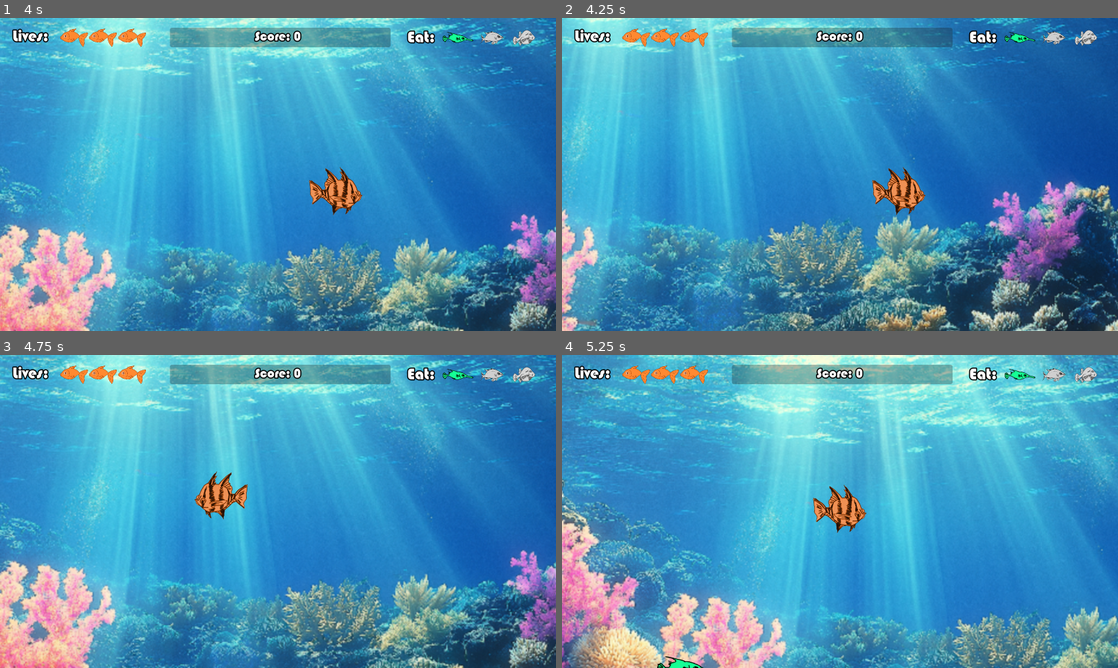
Above: before the commit, frames 1-4 (two rows, left to right).
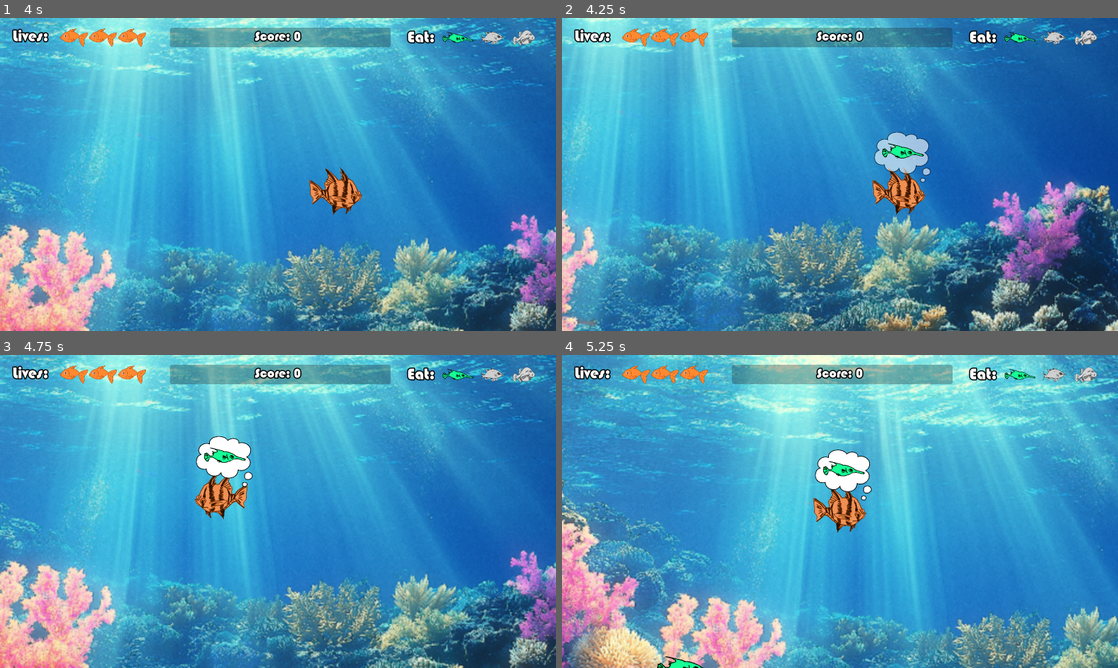
Above: after the commit, the same moments.

Repository: cpbarrett9/fish-game
Game: Godot game, scene res://Scenes/Levels/MainMenu.tscn
Same seed, same stepped clock (60 frames per second), same inputs: the game is played once before the commit and once after it.
Inputs (mouse positions are in pixels of both pictures, inside the frame that each line leads up to):
- Up to frame 1 (4 s): tap Enter at 0.5 s; move the mouse to (400, 158) at 0.52 s; click (400, 158) at 0.6 s; move the mouse to (166, 190) at 1.27 s; click (166, 190) at 1.35 s; move the mouse to (333, 105) at 2.02 s; click (333, 105) at 2.1 s; move the mouse to (250, 237) at 2.77 s; click (250, 237) at 2.85 s; move the mouse to (444, 221) at 3.52 s; click (444, 221) at 3.6 s
- Up to frame 2 (4.25 s): no input
- Up to frame 3 (4.75 s): move the mouse to (111, 464) at 4.27 s; click (111, 464) at 4.35 s
- Up to frame 4 (5.25 s): move the mouse to (867, 511) at 5.02 s; click (867, 511) at 5.1 s

Frame 1 is identical in both runs. In frame 2, 1.1% of the frame differs, in the area x 56-67%, y 36-53%; in frame 3, 1.1%; in frame 4, 1.1%, in the area x 45-56%, y 30-47%.

Commit message:
Win game sound implemented

Diff:
--- a/Scenes/Levels/MainMenu.tscn
+++ b/Scenes/Levels/MainMenu.tscn
@@ -115,13 +115,13 @@
 
 [node name="sfx_splash" type="AudioStreamPlayer2D" parent="Audio"]
 stream = ExtResource("15_kv2kq")
-volume_db = 6.271
+volume_db = 4.18
 panning_strength = 0.0
 bus = &"SFX"
 
 [node name="BgmMenu" type="AudioStreamPlayer" parent="Audio"]
 stream = ExtResource("16_xp410")
-volume_db = -8.931
+volume_db = -10.41
 autoplay = true
 bus = &"BGM"
 parameters/looping = true
--- a/Scenes/Levels/main.tscn
+++ b/Scenes/Levels/main.tscn
@@ -1,9 +1,11 @@
-[gd_scene load_steps=24 format=3 uid="uid://cstrpg5n8semn"]
+[gd_scene load_steps=29 format=3 uid="uid://cstrpg5n8semn"]
 
 [ext_resource type="Script" uid="uid://pp5ouem56jyh" path="res://Scripts/main.gd" id="1_7i1ub"]
 [ext_resource type="Script" uid="uid://y2n532cv67ei" path="res://Scripts/player_fish.gd" id="1_s0gyx"]
 [ext_resource type="Texture2D" uid="uid://c1pxuv2gm3cgs" path="res://Sprites/coral reef.png" id="2_w0lsm"]
 [ext_resource type="Texture2D" uid="uid://c5srg1m6v0wvf" path="res://Sprites/sprite_stripedFish.png" id="4_w0lsm"]
+[ext_resource type="Texture2D" uid="uid://d0kwqx62bjbxk" path="res://Sprites/speech-bubble-thought-bubble-comic-bubble-transparent-free-free-png-3124598379.png" id="5_0w7p8"]
+[ext_resource type="Script" uid="uid://br71te8fg2v45" path="res://Scripts/thought_bubble.gd" id="5_8rt6e"]
 [ext_resource type="Script" uid="uid://bxgsnit0wmyd4" path="res://Scripts/spawner.gd" id="7_irfg1"]
 [ext_resource type="Script" uid="uid://d3g0bku0be5ur" path="res://Scenes/Levels/label.gd" id="9_5sf7f"]
 [ext_resource type="FontFile" uid="uid://bp0uouxxll3gu" path="res://BAUHS93.TTF" id="9_d8okw"]
@@ -21,7 +23,10 @@
 [ext_resource type="Material" uid="uid://bd8k8u82ywpjp" path="res://Materials/large_fish_shader.tres" id="15_0w7p8"]
 [ext_resource type="AudioStream" uid="uid://c2yt1rnaokiio" path="res://Audio/Music/bgm_game.ogg" id="20_d3pra"]
 [ext_resource type="AudioStream" uid="uid://b5odq8qmcaphy" path="res://Audio/Sound/sfx_underwater.ogg" id="21_rrvv5"]
+[ext_resource type="Script" uid="uid://bcv4gwqhtefh5" path="res://Scripts/audio.gd" id="22_2tpv6"]
 [ext_resource type="AudioStream" uid="uid://l3o46eus21sd" path="res://Audio/Sound/Bite Sounds/bite_sounds.tres" id="22_g8fqy"]
+[ext_resource type="AudioStream" uid="uid://df8fset1aqo33" path="res://Audio/Sound/sfx_idea.ogg" id="25_ksskw"]
+[ext_resource type="AudioStream" uid="uid://oa5k643vm2fj" path="res://Audio/Sound/sfx_win.ogg" id="27_wnekd"]
 
 [sub_resource type="RectangleShape2D" id="RectangleShape2D_w0lsm"]
 size = Vector2(88, 70)
@@ -67,6 +72,33 @@
 limit_smoothed = true
 position_smoothing_enabled = true
 
+[node name="ThoughtBubble" type="Node2D" parent="PlayerFish"]
+script = ExtResource("5_8rt6e")
+
+[node name="sprite_bubble" type="Sprite2D" parent="PlayerFish/ThoughtBubble"]
+position = Vector2(5.000061, -49)
+scale = Vector2(0.056068987, 0.056068987)
+texture = ExtResource("5_0w7p8")
+
+[node name="YellowFish" type="Sprite2D" parent="PlayerFish/ThoughtBubble"]
+material = ExtResource("13_g8fqy")
+position = Vector2(4, -56)
+rotation = 0.0012687271
+scale = Vector2(0.19312887, 0.19312887)
+texture = ExtResource("11_hlgat")
+
+[node name="RedFish" type="Sprite2D" parent="PlayerFish/ThoughtBubble"]
+material = ExtResource("15_0w7p8")
+position = Vector2(3.9999695, -55.999992)
+scale = Vector2(0.18105169, 0.18105173)
+texture = ExtResource("12_d3pra")
+
+[node name="GreenFish" type="Sprite2D" parent="PlayerFish/ThoughtBubble"]
+material = ExtResource("10_hlgat")
+position = Vector2(6, -57)
+scale = Vector2(0.21404374, 0.22230609)
+texture = ExtResource("10_pgcb0")
+
 [node name="Spawner" type="Node2D" parent="."]
 script = ExtResource("7_irfg1")
 
@@ -193,6 +225,7 @@
 script = ExtResource("14_snpdt")
 
 [node name="Audio" type="Node2D" parent="."]
+script = ExtResource("22_2tpv6")
 
 [node name="BgmGame" type="AudioStreamPlayer" parent="Audio"]
 stream = ExtResource("20_d3pra")
@@ -202,7 +235,7 @@
 
 [node name="SfxUnderwater" type="AudioStreamPlayer" parent="Audio"]
 stream = ExtResource("21_rrvv5")
-volume_db = -6.9
+volume_db = -8.379
 autoplay = true
 parameters/looping = true
 
@@ -210,3 +243,11 @@
 stream = ExtResource("22_g8fqy")
 volume_db = -2.465
 bus = &"SFX"
+
+[node name="SfxIdea" type="AudioStreamPlayer" parent="Audio"]
+stream = ExtResource("25_ksskw")
+volume_db = -21.193
+
+[node name="SfxWin" type="AudioStreamPlayer" parent="Audio"]
+stream = ExtResource("27_wnekd")
+volume_db = -13.801
--- /dev/null
+++ b/Scripts/audio.gd
@@ -0,0 +1,19 @@
+extends Node2D
+
+@onready var bgmGame = $BgmGame
+var fadeBGM: bool = false
+@onready var sfx_win = $SfxWin
+
+# Called when the node enters the scene tree for the first time.
+func _ready() -> void:
+	#playWin()
+	pass
+
+
+# Called every frame. 'delta' is the elapsed time since the previous frame.
+func _process(delta: float) -> void:
+	if fadeBGM: bgmGame.volume_db -= 0.2
+
+func playWin() -> void:
+	sfx_win.play()
+	fadeBGM = true
--- a/Scripts/eat_label.gd
+++ b/Scripts/eat_label.gd
@@ -7,6 +7,7 @@
 @onready var largeFishShader = preload("res://Materials/large_fish_shader.tres")
 @onready var node_main: Node2D = $"../.."
 @onready var player = $"../../PlayerFish"
+@onready var thoughtBubble = $"../../PlayerFish/ThoughtBubble"
 
 var hasReachedMedium: bool = false
 var hasReachedLarge: bool = false
@@ -20,9 +21,11 @@
 func _process(delta: float) -> void:
 	if player.getSize() == 2 && !hasReachedMedium:
 		activateMedFish()
+		thoughtBubble.appear()
 		hasReachedMedium = true
 	if player.getSize() == 3 && !hasReachedLarge:
 		activateLargeFish()
+		thoughtBubble.appear()
 		hasReachedLarge = true
 
 func activateMedFish() -> void:
--- a/Scripts/npc_fish_small.gd
+++ b/Scripts/npc_fish_small.gd
@@ -3,7 +3,7 @@
 @onready var sprite = $Sprite2D
 @onready var main: Node2D = get_tree().get_root().get_node("Main")
 @export var travelSpeed: float = randf_range(3,5)
-@export var pointValue: int = 2
+@export var pointValue: int = 3
 @onready var tween = create_tween() # For bobbing fish animation
 @export var fish_size: int = 1
 
--- a/Scripts/player_fish.gd
+++ b/Scripts/player_fish.gd
@@ -9,6 +9,7 @@
 @onready var 	scoreLabel = $"../UI/ProgressBar/ScoreLabel"
 @onready var		fader = $"../UI/Fader"
 @onready var 	biteSounds = $"../Audio/BiteSounds"
+@onready var 	audio = $"../Audio"
 
 # Scores thresholds triggering sizes + tracking booleans:
 @export var scoreToWin = 300
@@ -42,10 +43,11 @@
 		var winGame: Node = get_node("/root/Main/UI/YouWin")
 		winGame.visible = true
 		winTriggered = true
+		audio.playWin()
 		Engine.time_scale = 0.3
 		await get_tree().create_timer(0.6).timeout
 		fader.fadeOut()
-		await get_tree().create_timer(0.3).timeout
+		await get_tree().create_timer(0.5).timeout
 		Engine.time_scale = 1
 		get_tree().change_scene_to_file("res://Scenes/Levels/MainMenu.tscn")
 
--- /dev/null
+++ b/Scripts/thought_bubble.gd
@@ -0,0 +1,42 @@
+extends Node2D
+
+var fadein: bool = false
+var fadeout: bool = false
+@onready var sfx_idea = $"../../Audio/SfxIdea"
+@onready var spr_redFish = $RedFish
+@onready var spr_yellowFish = $YellowFish
+@onready var spr_greenFish = $GreenFish
+@onready var player = $".."
+
+# Called when the node enters the scene tree for the first time.
+func _ready() -> void:
+	modulate.a = 0
+	await get_tree().create_timer(3).timeout
+	appear()
+
+
+# Called every frame. 'delta' is the elapsed time since the previous frame.
+func _process(delta: float) -> void:
+	if fadein && modulate.a < 1: modulate.a += 0.1
+	if fadeout && modulate.a > 0: modulate.a -= 0.1
+
+func appear() -> void:
+	if player.getSize() == 1:
+		spr_greenFish.visible = true
+		spr_redFish.visible = false
+		spr_yellowFish.visible = false
+	elif player.getSize() == 2:
+		spr_greenFish.visible = false
+		spr_redFish.visible = false
+		spr_yellowFish.visible = true
+	elif player.getSize() == 3:
+		spr_greenFish.visible = false
+		spr_redFish.visible = true
+		spr_yellowFish.visible = false
+	sfx_idea.play()
+	fadein = true
+	await get_tree().create_timer(3).timeout
+	fadein= false
+	fadeout = true
+	await get_tree().create_timer(3).timeout
+	fadeout = false
Not shown, added: Audio/Sound/sfx_idea.ogg.import
Not shown, added: Audio/Sound/sfx_win.ogg.import
Not shown, added: Scripts/audio.gd.uid
Not shown, added: Scripts/thought_bubble.gd.uid
Binary file added: Sprites/speech-bubble-thought-bubble-comic-bubble-transparent-free-free-png-3124598379.png
Not shown, added: Sprites/speech-bubble-thought-bubble-comic-bubble-transparent-free-free-png-3124598379.png.import
Not shown, changed: Audio/.DS_Store
Not shown, changed: Audio/Sound/.DS_Store
Not shown, added: Audio/Sound/sfx_idea.ogg
Not shown, added: Audio/Sound/sfx_win.ogg
